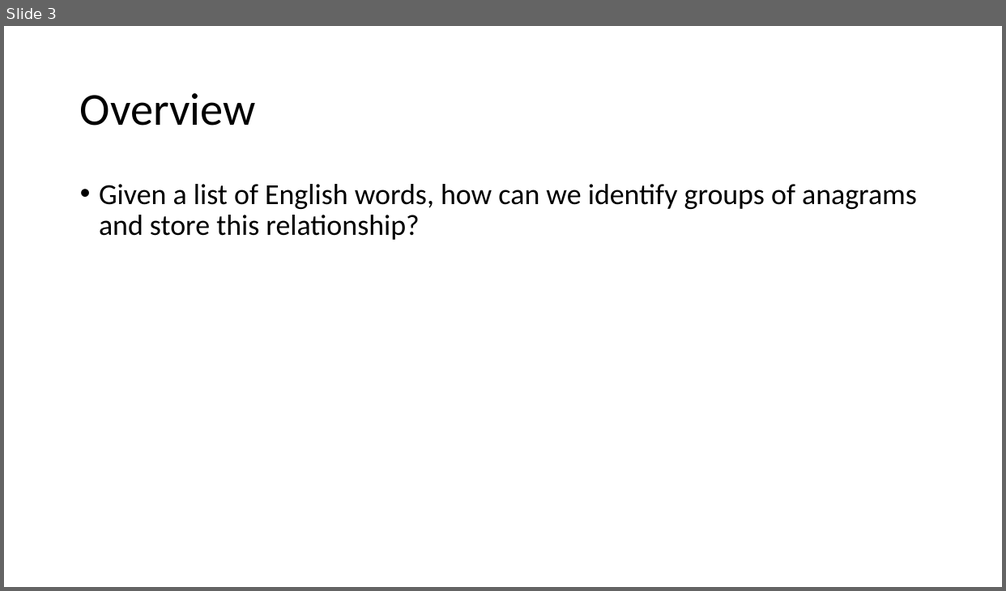
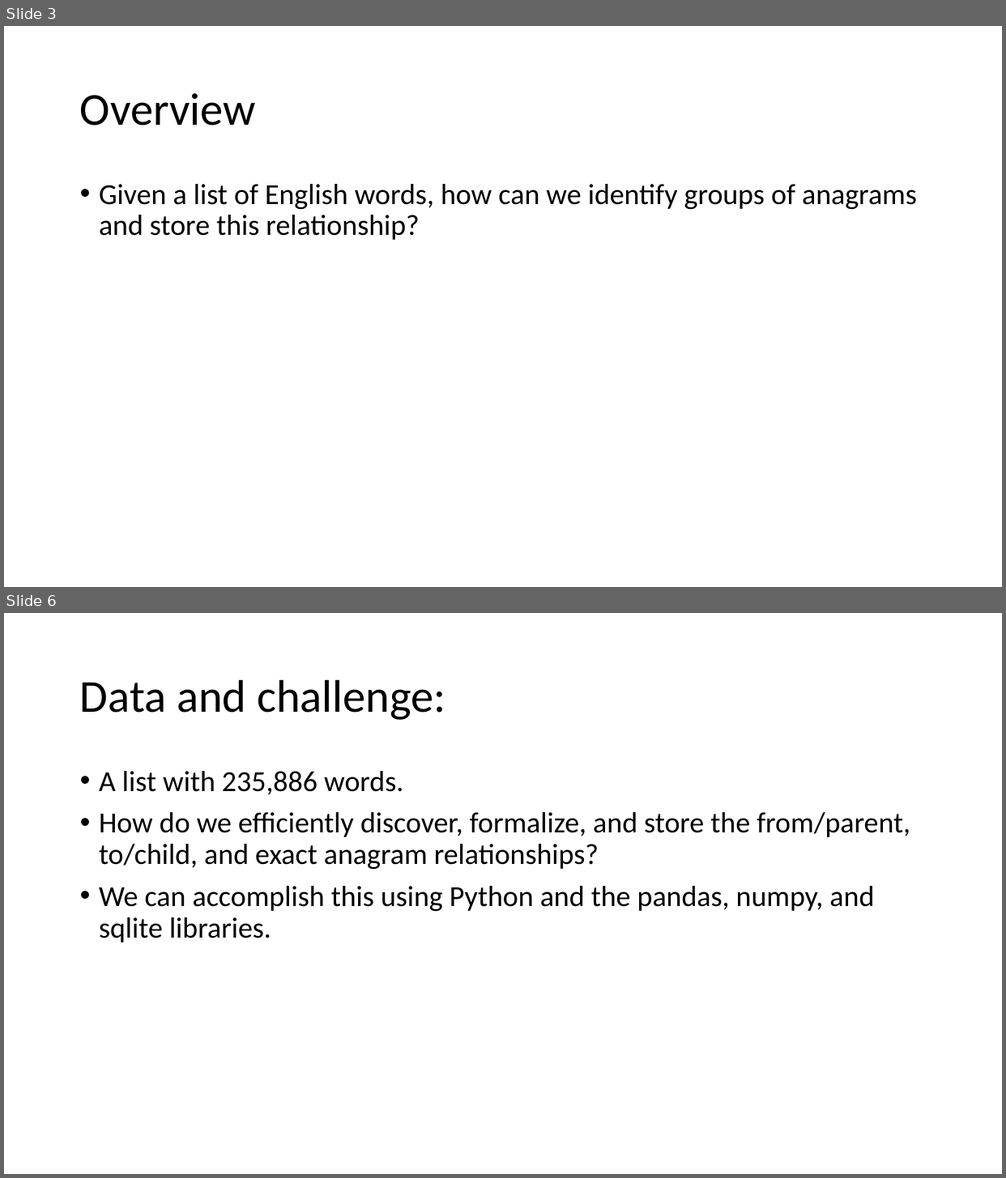
Before and after one commit to mike-babb/intro_to_python, a slide deck: Finding Anagrams.pptx. Shown one above the other, each under a label of ours: slide 3 before the commit, slides 3 and 6 after it; the slides between them are not shown. The pictures are 1006x591 and 1006x1178 pixels, drawn with LibreOffice and Linux fonts; fonts in the diff are those of the drawing. Boxes give left, top, right and bottom in pixels: in the first picture for what was removed or moved away, otherwise in the second. Text is boxed around its words. In the diff, an @@ line names an element or a change of style, - is before the commit and + after.

```diff
--- a/Finding Anagrams.pptx
+++ b/Finding Anagrams.pptx
@@ slide 6 added at [4, 613, 1002, 1174], background #FFFFFF @@
@@ title added at [80, 679, 445, 720], 44 pt, text #000000 @@
+Data and challenge:
@@ text added at [99, 771, 910, 943], 28 pt, text #000000 @@
+• A list with 235,886 words.
+• How do we efficiently discover, formalize, and store the from/parent, to/child, and exact anagram relationships?
+• We can accomplish this using Python and the pandas, numpy, and sqlite libraries.
```
Also in this commit, not shown: 1 slide changed, 1 other slide added, 1 slide removed, 2 other files.
